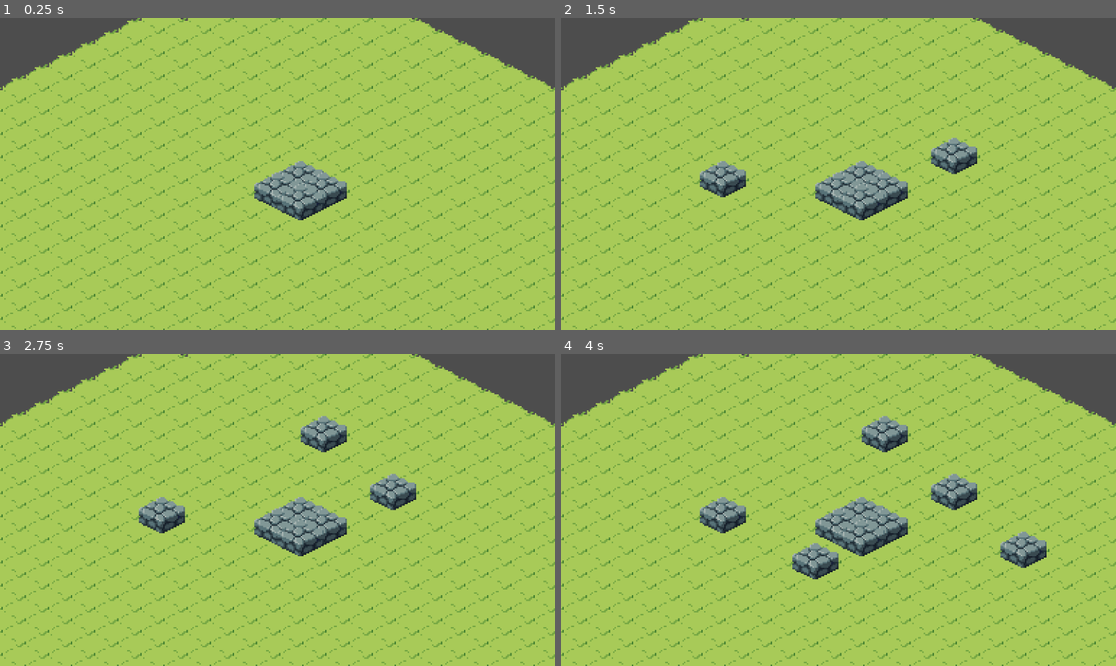
Above: before the commit, frames 1-4 (two rows, left to right).
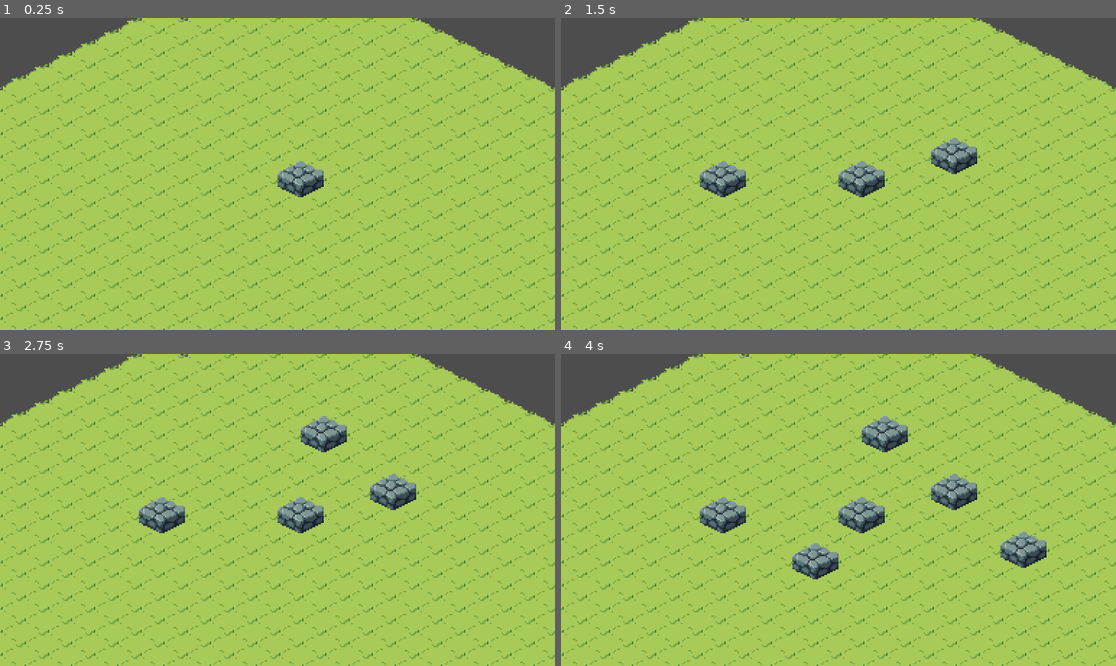
Above: after the commit, the same moments.

Repository: RaymoZou/gmtk-2024
Game: Godot game, scene res://main.tscn
Same seed, same stepped clock (60 frames per second), same inputs: the game is played once before the commit and once after it.
Inputs (mouse positions are in pixels of both pictures, inside the frame that each line leads up to):
- Up to frame 1 (0.25 s): no input
- Up to frame 2 (1.5 s): tap Enter at 0.5 s; move the mouse to (960, 158) at 0.52 s; click (960, 158) at 0.6 s; tap Space at 1.25 s; move the mouse to (727, 189) at 1.27 s; click (727, 189) at 1.35 s
- Up to frame 3 (2.75 s): tap Enter at 2 s; move the mouse to (333, 441) at 2.02 s; right-click (333, 441) at 2.1 s; click (333, 441) at 2.3 s
- Up to frame 4 (4 s): tap Space at 2.75 s; move the mouse to (810, 572) at 2.77 s; tap Mouse wheel down (scroll_down) at 2.85 s; click (810, 572) at 3.05 s; tap Enter at 3.5 s; move the mouse to (1005, 556) at 3.52 s; tap Mouse wheel up (scroll_up) at 3.6 s; click (1005, 556) at 3.8 s

The runs differ from the first frame. In frame 1, 1.6% of the frame differs, in the area x 45-63%, y 49-65%; in frame 2, 1.6%; in frame 3, 1.6%; in frame 4, 1.6%.

Commit message:
Add room detection algorithm

Diff:
--- a/main.tscn
+++ b/main.tscn
@@ -10,37 +10,13 @@
 6:5/0 = 0
 6:5/0/texture_origin = Vector2i(0, 8)
 1:2/0 = 0
-
-[sub_resource type="TileSetAtlasSource" id="TileSetAtlasSource_tyk8p"]
-texture_region_size = Vector2i(32, 32)
-0:0/0 = 0
-0:0/0/texture_origin = Vector2i(0, -8)
-1:0/0 = 0
-1:0/0/texture_origin = Vector2i(0, -8)
-2:0/0 = 0
-2:0/0/texture_origin = Vector2i(0, -8)
-3:0/0 = 0
-3:0/0/texture_origin = Vector2i(0, -8)
-4:0/0 = 0
-4:0/0/texture_origin = Vector2i(0, -8)
-5:0/0 = 0
-5:0/0/texture_origin = Vector2i(0, -8)
-6:0/0 = 0
-6:0/0/texture_origin = Vector2i(0, -8)
-0:1/0 = 0
-1:1/0 = 0
-2:1/0 = 0
-3:1/0 = 0
-4:1/0 = 0
-5:1/0 = 0
-6:1/0 = 0
+1:2/0/texture_origin = Vector2i(0, 8)
 
 [sub_resource type="TileSet" id="TileSet_ukeqh"]
 tile_shape = 1
 tile_layout = 5
 tile_offset_axis = 1
 tile_size = Vector2i(32, 16)
-sources/3 = SubResource("TileSetAtlasSource_tyk8p")
 sources/2 = SubResource("TileSetAtlasSource_pab8w")
 
 [node name="main" type="Node2D"]
@@ -51,7 +27,7 @@
 [node name="Stone" type="TileMapLayer" parent="."]
 z_index = 1
 y_sort_enabled = true
-tile_map_data = PackedByteArray("AAAAAAEAAgAGAAUAAAAAAAAAAgAGAAUAAAABAAAAAgAGAAUAAAABAAEAAgAGAAUAAAA=")
+tile_map_data = PackedByteArray("AAAAAAAAAgAGAAUAAAA=")
 tile_set = SubResource("TileSet_ukeqh")
 y_sort_origin = 1
 script = ExtResource("2_li1es")
--- a/tile_map_layer.gd
+++ b/tile_map_layer.gd
@@ -23,6 +23,42 @@
 		print("placing block at " + str(position))
 		set_cell(position, TILESHEET_INDEX, STONE_TILE)
 
+	# TODO: Based on the type of block placed, run the following function to return
+	# - Number of rooms of that type
+	# - The area of each room
+	# - eg. "kitchen: [ 13, 8 ]"
+	const room_type_atlas_vec = Vector2i(6,5) # TODO: Set this to the type of block placed
+	var cells = $".".get_used_cells_by_id(2, room_type_atlas_vec)
+	var num_rooms = find_rooms(cells)
+	print("number of rooms", num_rooms)
+
+func find_rooms(cells: Array[Vector2i]) -> int:
+	var num_rooms = 0
+	while len(cells) > 0:
+		var coords = cells[0]
+		do_dfs(coords, cells)
+		num_rooms += 1
+	return num_rooms
+
+func do_dfs(coords: Vector2i, cells: Array[Vector2i]) -> void:
+	# TODO: Do we need to check boundaries?
+	# Check if the current set of coordinates exists
+	if (cells.find(coords) == -1):
+		return
+
+	# When you process a set of coordinates, remove it from cells
+	var currentInd = cells.find(coords)
+	cells.remove_at(currentInd)
+
+	var up = Vector2i(coords.x, coords.y - 1)
+	var right = Vector2i(coords.x + 1, coords.y)
+	var down = Vector2i(coords.x, coords.y + 1)
+	var left = Vector2i(coords.x - 1, coords.y)
+	do_dfs(up, cells)
+	do_dfs(right, cells)
+	do_dfs(down, cells)
+	do_dfs(left, cells)
+
 # remove the block at the cursor position
 func remove_block(position: Vector2):
 	var atlas_cell = get_cell_atlas_coords(position) # (-1, -1) if there is no tile there
Not shown: 1 places in main.tscn that only renumber resources
